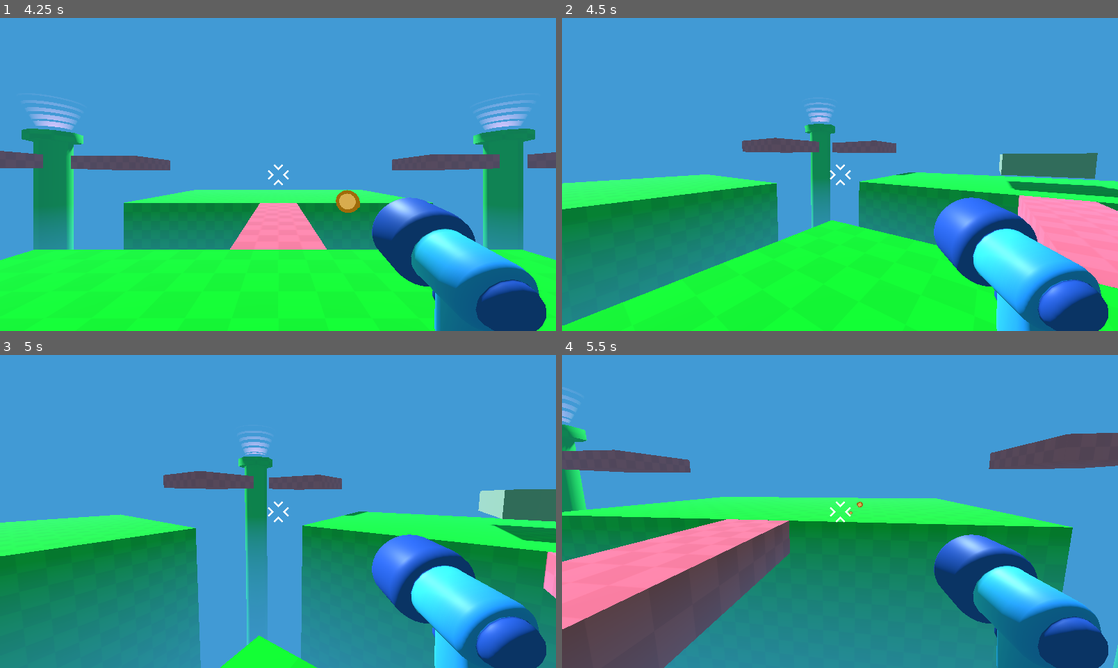
Above: before the commit, frames 1-4 (two rows, left to right).
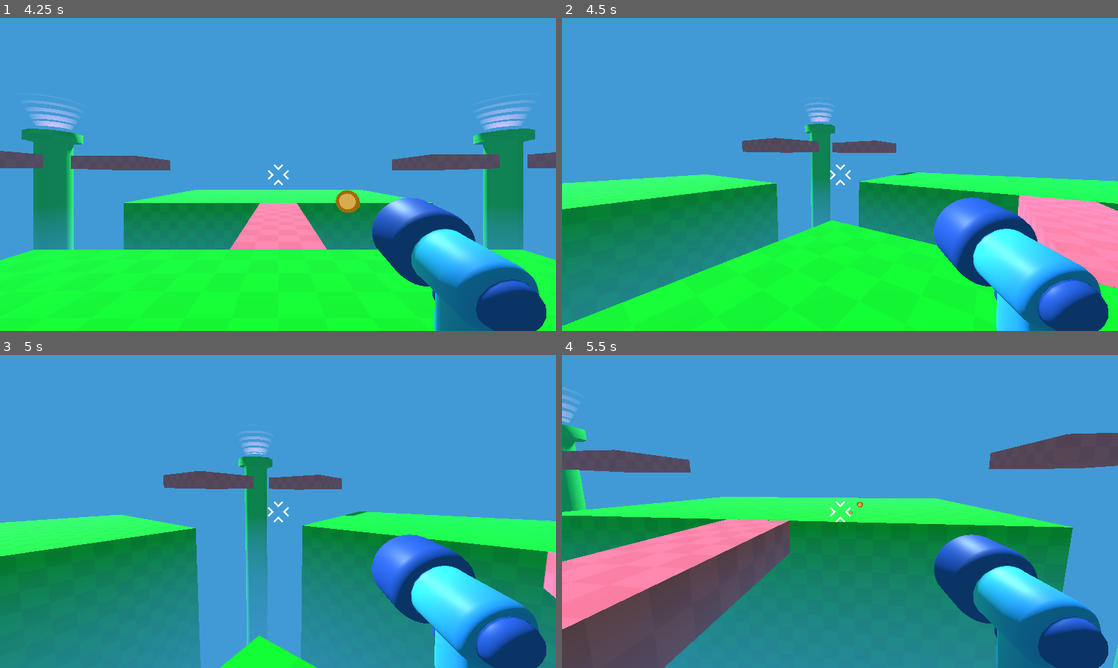
Above: after the commit, the same moments.

Repository: johnf008/Real3DGame
Game: Godot game, scene res://Game.tscn
Two runs of this game, one before a commit and one after it. Both use one fixed random seed, a clock stepped at 60 frames per second and the inputs below.
Inputs (mouse positions are in pixels of both pictures, inside the frame that each line leads up to):
- Up to frame 1 (4.25 s): tap Enter at 0.5 s; move the mouse to (272, 180) at 0.52 s; press the mouse at (272, 180) at 0.53 s; hold W (move_forward) 0.53-2.78 s; tap Space (jump) at 0.77, 1.52, 3.02, 3.77 s; move the mouse to (316, 177) at 1.27 s; release the mouse at (316, 177) at 1.28 s; tap Shift (sprint) at 1.35, 2.85 s; move the mouse to (233, 171) at 2.02 s; press the mouse at (233, 171) at 2.03 s; move the mouse to (283, 174) at 2.77 s; release the mouse at (283, 174) at 2.78 s; hold A (move_left) 2.78-3.53 s; move the mouse to (255, 168) at 3.52 s; press the mouse at (255, 168) at 3.53 s; hold W (move_forward) from 3.53 s (still down)
- Up to frame 2 (4.5 s): keep holding W (move_forward); move the mouse to (867, 174) at 4.27 s; release the mouse at (867, 174) at 4.28 s; tap Shift (sprint) at 4.35 s
- Up to frame 3 (5 s): keep holding W (move_forward); tap Space (jump) at 4.52 s
- Up to frame 4 (5.5 s): keep holding W (move_forward); move the mouse to (812, 511) at 5.02 s; press the mouse at (812, 511) at 5.03 s

Frame 1 is identical in both runs. In frame 2, 1.9% of the frame differs, in the area x 78-100%, y 43-58%; in frame 3, 1.7%; in frame 4, nothing differs.

Commit message:
Separated the vanishing platform from main game scene & started working on animation for warning
Took me too long ;-;

Diff:
--- a/Game.tscn
+++ b/Game.tscn
@@ -1,11 +1,10 @@
-[gd_scene load_steps=10 format=3 uid="uid://73nqhhcxo1bv"]
+[gd_scene load_steps=7 format=3 uid="uid://73nqhhcxo1bv"]
 
 [ext_resource type="Material" uid="uid://2a5sblvo4b8n" path="res://level/mainplatform.tres" id="1_u44n3"]
 [ext_resource type="PackedScene" uid="uid://r43135uudm8s" path="res://player/player.tscn" id="1_wbfu4"]
 [ext_resource type="Material" uid="uid://c0s84bplyi1qs" path="res://level/platform.tres" id="2_u44n3"]
 [ext_resource type="PackedScene" uid="uid://cieek8qtvo6nv" path="res://pipe.tscn" id="4_sb48q"]
 [ext_resource type="PackedScene" uid="uid://bx0g27qytephy" path="res://mob/spawner/mob_spawner_3d.tscn" id="5_t88pq"]
-[ext_resource type="Script" uid="uid://4qs3wbhnqiwg" path="res://vanish_platform_one.gd" id="6_r0x5m"]
 
 [sub_resource type="Environment" id="Environment_wbfu4"]
 background_mode = 1
@@ -19,12 +18,6 @@
 fog_density = 0.0048
 fog_height = 0.15
 fog_height_density = 0.1
-
-[sub_resource type="BoxShape3D" id="BoxShape3D_r0x5m"]
-size = Vector3(5.382, 1, 4.935)
-
-[sub_resource type="BoxMesh" id="BoxMesh_r0x5m"]
-size = Vector3(4.355, 1, 2.9)
 
 [node name="Game" type="Node3D"]
 
@@ -147,23 +140,3 @@
 
 [node name="MobSpawner3D" parent="." instance=ExtResource("5_t88pq")]
 transform = Transform3D(1, 0, 0, 0, 1, 0, 0, 0, 1, -16, 4, 0)
-
-[node name="vanish_platform_one" type="CSGBox3D" parent="."]
-transform = Transform3D(1, 0, 0, 0, 1, 0, 0, 0, 1, -13.5, 2.5, 19)
-use_collision = true
-size = Vector3(5, 1, 5)
-material = ExtResource("2_u44n3")
-script = ExtResource("6_r0x5m")
-
-[node name="Area3D" type="Area3D" parent="."]
-transform = Transform3D(1, 0, 0, 0, 1, 0, 0, 0, 1, 15.8098, 1.1765, -0.114174)
-
-[node name="CollisionShape3D" type="CollisionShape3D" parent="Area3D"]
-transform = Transform3D(1, 0, 0, 0, 1, 0, 0, 0, 1, 0.493811, -0.279358, -0.996391)
-shape = SubResource("BoxShape3D_r0x5m")
-
-[node name="MeshInstance3D" type="MeshInstance3D" parent="Area3D"]
-layers = 3
-mesh = SubResource("BoxMesh_r0x5m")
-
-[connection signal="area_entered" from="Area3D" to="vanish_platform_one" method="_on_area_3d_area_entered"]
--- /dev/null
+++ b/level/platform_warning.tres
@@ -0,0 +1,8 @@
+[gd_resource type="StandardMaterial3D" load_steps=2 format=3 uid="uid://5y7g1lv5dvyp"]
+
+[ext_resource type="Texture2D" uid="uid://6kebcy8fvern" path="res://level/checkboard.png" id="1_qevt6"]
+
+[resource]
+albedo_color = Color(0.516295, 0.516327, 3.85046e-07, 1)
+albedo_texture = ExtResource("1_qevt6")
+uv1_triplanar = true
--- /dev/null
+++ b/level/vanishing_platform.tscn
@@ -0,0 +1,70 @@
+[gd_scene load_steps=8 format=3 uid="uid://cf4gbkkvcn0eu"]
+
+[ext_resource type="Material" uid="uid://c0s84bplyi1qs" path="res://level/platform.tres" id="1_xft4p"]
+[ext_resource type="Script" uid="uid://4qs3wbhnqiwg" path="res://vanish_platform_one.gd" id="2_w7a1x"]
+[ext_resource type="Material" uid="uid://5y7g1lv5dvyp" path="res://level/platform_warning.tres" id="3_w7a1x"]
+
+[sub_resource type="Animation" id="Animation_kwqiw"]
+resource_name = "warning"
+length = 0.51
+tracks/0/type = "value"
+tracks/0/imported = false
+tracks/0/enabled = true
+tracks/0/path = NodePath(".:material")
+tracks/0/interp = 1
+tracks/0/loop_wrap = true
+tracks/0/keys = {
+"times": PackedFloat32Array(0, 0.5),
+"transitions": PackedFloat32Array(1, 1),
+"update": 1,
+"values": [ExtResource("1_xft4p"), ExtResource("3_w7a1x")]
+}
+
+[sub_resource type="Animation" id="Animation_8n3j6"]
+length = 0.001
+tracks/0/type = "value"
+tracks/0/imported = false
+tracks/0/enabled = true
+tracks/0/path = NodePath(".:material")
+tracks/0/interp = 1
+tracks/0/loop_wrap = true
+tracks/0/keys = {
+"times": PackedFloat32Array(0),
+"transitions": PackedFloat32Array(1),
+"update": 1,
+"values": [ExtResource("1_xft4p")]
+}
+
+[sub_resource type="AnimationLibrary" id="AnimationLibrary_w41ph"]
+_data = {
+&"RESET": SubResource("Animation_8n3j6"),
+&"warning": SubResource("Animation_kwqiw")
+}
+
+[sub_resource type="BoxShape3D" id="BoxShape3D_kwqiw"]
+size = Vector3(5.177, 1.04, 5.09)
+
+[node name="Vanishing_Platform" type="Node3D"]
+
+[node name="vanish_platform_one" type="CSGBox3D" parent="."]
+use_collision = true
+size = Vector3(5, 1, 5)
+material = ExtResource("1_xft4p")
+script = ExtResource("2_w7a1x")
+
+[node name="Platform_Vanish_Timer" type="Timer" parent="vanish_platform_one"]
+unique_name_in_owner = true
+wait_time = 3.0
+
+[node name="AnimationPlayer" type="AnimationPlayer" parent="vanish_platform_one"]
+libraries = {
+&"": SubResource("AnimationLibrary_w41ph")
+}
+
+[node name="Area3D" type="Area3D" parent="."]
+
+[node name="CollisionShape3D" type="CollisionShape3D" parent="Area3D"]
+transform = Transform3D(1, 0, 0, 0, 1, 0, 0, 0, 1, 0.071569, 0.0520403, 0.0212604)
+shape = SubResource("BoxShape3D_kwqiw")
+
+[connection signal="timeout" from="vanish_platform_one/Platform_Vanish_Timer" to="vanish_platform_one" method="_on_platform_vanish_timer_timeout"]
--- a/mob/bat/bat_model.tscn
+++ b/mob/bat/bat_model.tscn
@@ -196,19 +196,19 @@
 script = ExtResource("2_vgr6s")
 
 [node name="Skeleton3D" parent="Armature" index="0"]
-bones/0/position = Vector3(0, -0.0236, 0)
-bones/1/rotation = Quaternion(-0.0559486, 0.205708, -0.654583, 0.72531)
-bones/2/rotation = Quaternion(-0.179016, -0.0488811, 0.25879, 0.947941)
-bones/3/rotation = Quaternion(-0.129033, 0.0189134, 0.216256, 0.967588)
-bones/4/rotation = Quaternion(-0.0559486, -0.205708, 0.654583, 0.72531)
-bones/5/rotation = Quaternion(-0.179016, 0.0488811, -0.25879, 0.947941)
-bones/6/rotation = Quaternion(-0.129033, -0.0189134, -0.216256, 0.967588)
+bones/0/position = Vector3(0, 0.0114997, 0)
+bones/1/rotation = Quaternion(0.204731, -0.0111823, -0.592112, 0.779335)
+bones/2/rotation = Quaternion(0.0823525, 0.0374709, 0.410738, 0.907253)
+bones/3/rotation = Quaternion(-0.0338467, 0.0379871, 0.331623, 0.942039)
+bones/4/rotation = Quaternion(0.204731, 0.0111823, 0.592112, 0.779335)
+bones/5/rotation = Quaternion(0.0823525, -0.0374709, -0.410738, 0.907253)
+bones/6/rotation = Quaternion(-0.0338467, -0.0379871, -0.331623, 0.942039)
 bones/7/position = Vector3(0.130992, -0.227392, -0.0878515)
 bones/7/rotation = Quaternion(0.261968, 0.0834552, 0.265751, 0.924005)
-bones/8/rotation = Quaternion(3.72897e-08, 0.624276, 0.781204, 2.29855e-08)
+bones/8/rotation = Quaternion(3.3147e-08, 0.568476, 0.8227, 1.97558e-08)
 bones/10/position = Vector3(-0.130992, -0.227392, -0.0878515)
 bones/10/rotation = Quaternion(0.261968, -0.0834552, -0.265751, 0.924005)
-bones/11/rotation = Quaternion(3.12501e-08, 0.624276, 0.781204, 4.02312e-08)
+bones/11/rotation = Quaternion(2.50875e-08, 0.568476, 0.8227, 4.33846e-08)
 
 [node name="bat" parent="Armature/Skeleton3D" index="0"]
 surface_material_override/0 = SubResource("StandardMaterial3D_vgr6s")
--- a/vanish_platform_one.gd
+++ b/vanish_platform_one.gd
@@ -3,7 +3,11 @@
 
 func _on_area_3d_area_entered(area: Area3D) -> void:
 	if area.is_in_group("player"):
-		use_collision = false
-		transparency = 1.0
+		%Platform_Vanish_Timer.start()
 		print("Collision of group player")
-	print("Collission :3" + str(area))
+	#print("Collission :3" + str(area))
+
+
+func _on_platform_vanish_timer_timeout() -> void:
+	use_collision = false
+	transparency = 1.0
